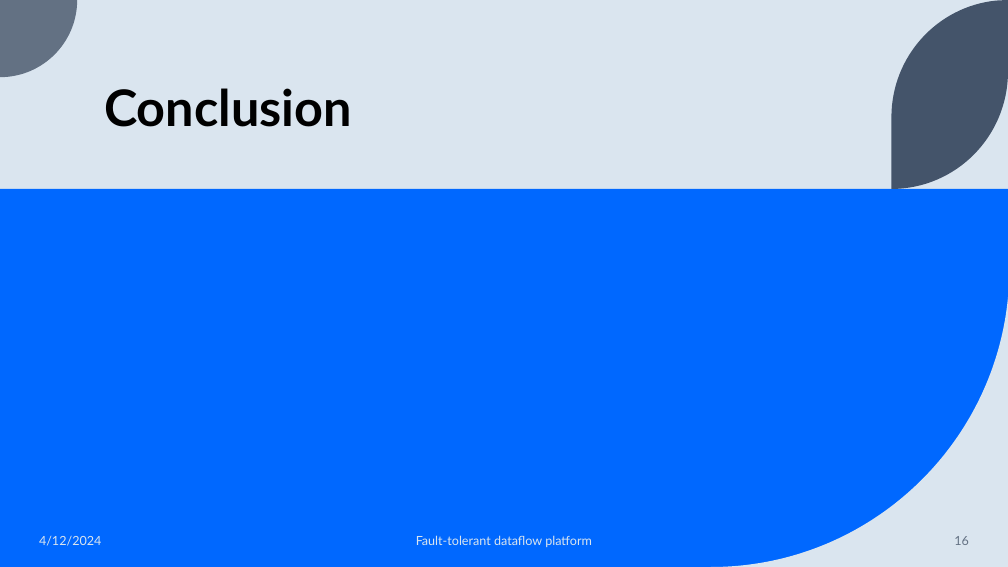
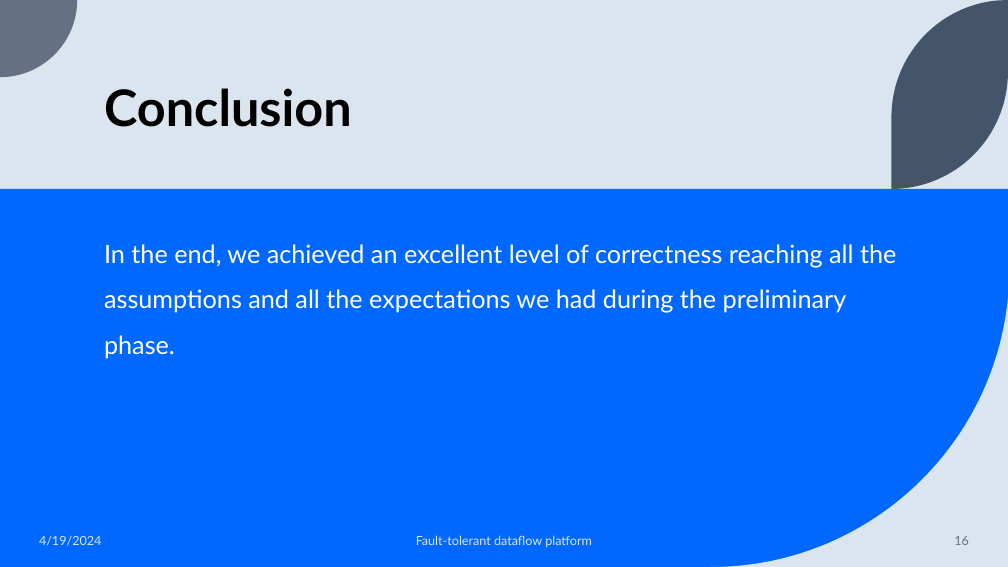
Before and after one commit to ftoschi14/DISTSYS-2023-Toschi-Giannubilo-Galimberti, a slide deck: slide 16 of Presentazione_Progetto_TGG.pptx. Drawn at 1008x567 pixels with LibreOffice and Linux fonts; fonts in the diff are those of the drawing. Boxes give left, top, right and bottom in pixels: in the first picture for what was removed or moved away, otherwise in the second. Text is boxed around its words. In the diff, an @@ line names an element or a change of style, - is before the commit and + after.

```diff
--- a/Presentazione_Progetto_TGG.pptx
+++ b/Presentazione_Progetto_TGG.pptx
@@ text added at [104, 244, 896, 358], 24 pt, text #FFFFFF @@
+In the end, we achieved an excellent level of correctness reaching all the assumptions and all the expectations we had during the preliminary phase.
@@ text at [39, 536, 101, 546]: text changed @@
-4/12/2024
+4/19/2024
```
Also in this commit, not shown: 14 other slides changed, 6 slides removed.
